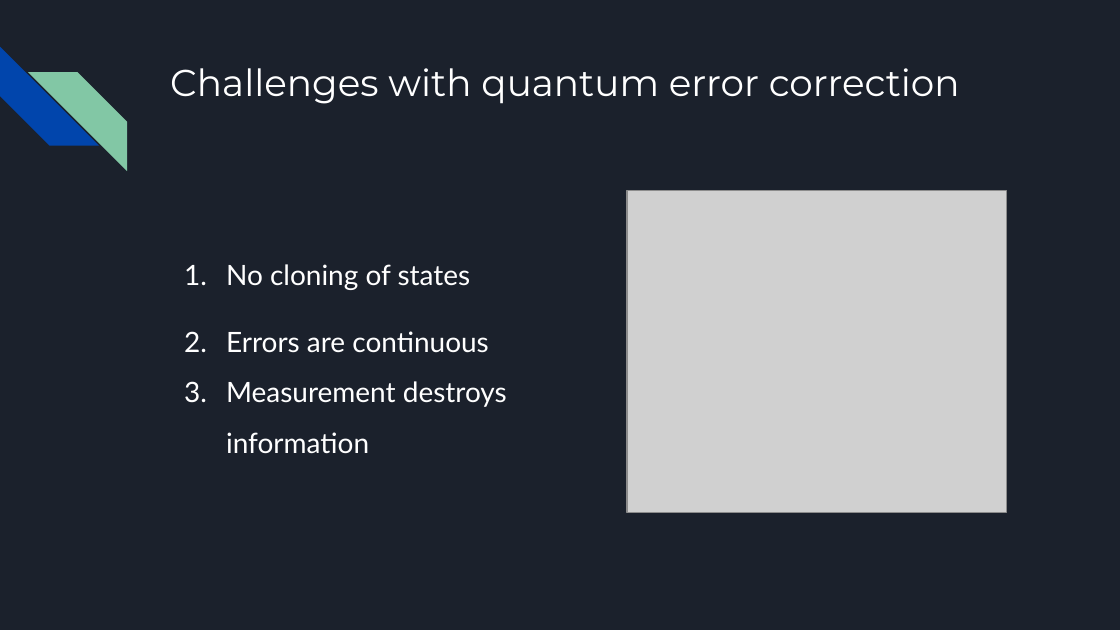
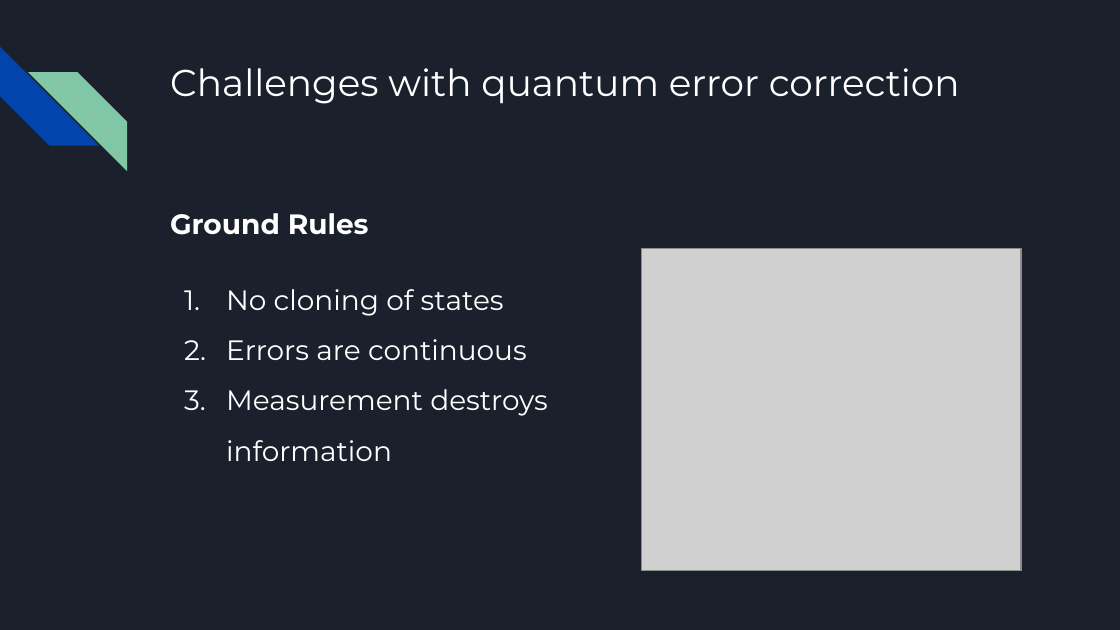
Before and after one commit to philippemnoel/QuantumErrorCorrectionProject, a slide deck: slide 3 of QEC Final Project.pptx. Drawn at 1120x630 pixels with LibreOffice and Linux fonts; fonts in the diff are those of the drawing; grey boxes stand for pictures. Boxes give left, top, right and bottom in pixels: in the first picture for what was removed or moved away, otherwise in the second. Text is boxed around its words. In the diff, an @@ line names an element or a change of style, - is before the commit and + after.

```diff
--- a/QEC Final Project.pptx
+++ b/QEC Final Project.pptx
@@ text "Ground Rules": place and size @@
-text "Ground Rules" at <box>226,264,507,454</box>
+text "Ground Rules" at <box>170,213,548,461</box>
@@ text at <box>170,213,369,235</box>: paragraph added @@
+Ground Rules
@@ picture: place and size @@
-picture at <box>627,190,1007,512</box>
+picture at <box>642,249,1021,570</box>
@@ text at <box>226,289,548,461</box>: font Lato to Montserrat in "No cloning of states", "Errors are continuous", "Measurement destroys information"; line spacing 2 to 1.5; more space between paragraphs @@
```
Also in this commit, not shown: 4 other slides changed.
